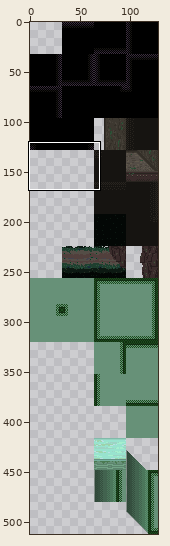
Sprite sheet: CasaDesDiamantes/sprites/voidBackground_spr/layers/3e4c2e60-a8b4-476b-8b32-949cd7469ac7/eef87942-fd7d-46d1-b963-e9553981a13c.png. Above, an overview of the earlier version with the close-up marked.
Close-up. Before:
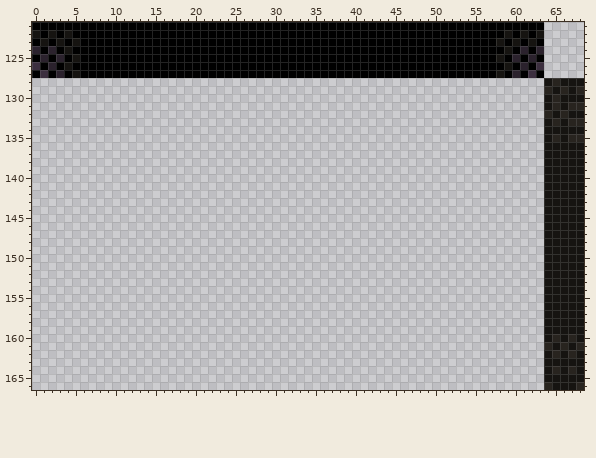
The file is 128x512 pixels. Colours within 5 levels of each other are drawn and written as one. Shown: x 0..68, y 121..166.
The result:
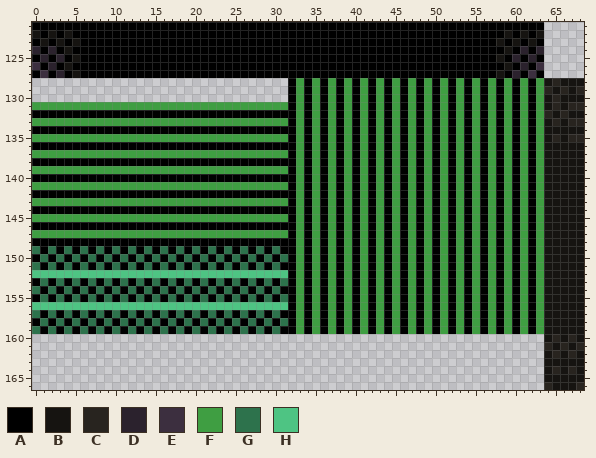
Palette (. is transparent): A #000000  B #161411  C #28241f  D #2b222d  E #3c2f3f  F #3f9e42  G #2d724c  H #4ec483
What changed:
Changed rows in their new state; - is an unchanged pixel.
first column x 0:
128 --------------------------------AFAFAFAFAFAFAFAFAFAFAFAFAFAFAFAF
129 --------------------------------AFAFAFAFAFAFAFAFAFAFAFAFAFAFAFAF
130 --------------------------------AFAFAFAFAFAFAFAFAFAFAFAFAFAFAFAF
131 FFFFFFFFFFFFFFFFFFFFFFFFFFFFFFFFAFAFAFAFAFAFAFAFAFAFAFAFAFAFAFAF
132 AAAAAAAAAAAAAAAAAAAAAAAAAAAAAAAAAFAFAFAFAFAFAFAFAFAFAFAFAFAFAFAF
133 FFFFFFFFFFFFFFFFFFFFFFFFFFFFFFFFAFAFAFAFAFAFAFAFAFAFAFAFAFAFAFAF
134 AAAAAAAAAAAAAAAAAAAAAAAAAAAAAAAAAFAFAFAFAFAFAFAFAFAFAFAFAFAFAFAF
135 FFFFFFFFFFFFFFFFFFFFFFFFFFFFFFFFAFAFAFAFAFAFAFAFAFAFAFAFAFAFAFAF
136 AAAAAAAAAAAAAAAAAAAAAAAAAAAAAAAAAFAFAFAFAFAFAFAFAFAFAFAFAFAFAFAF
137 FFFFFFFFFFFFFFFFFFFFFFFFFFFFFFFFAFAFAFAFAFAFAFAFAFAFAFAFAFAFAFAF
138 AAAAAAAAAAAAAAAAAAAAAAAAAAAAAAAAAFAFAFAFAFAFAFAFAFAFAFAFAFAFAFAF
139 FFFFFFFFFFFFFFFFFFFFFFFFFFFFFFFFAFAFAFAFAFAFAFAFAFAFAFAFAFAFAFAF
140 AAAAAAAAAAAAAAAAAAAAAAAAAAAAAAAAAFAFAFAFAFAFAFAFAFAFAFAFAFAFAFAF
141 FFFFFFFFFFFFFFFFFFFFFFFFFFFFFFFFAFAFAFAFAFAFAFAFAFAFAFAFAFAFAFAF
142 AAAAAAAAAAAAAAAAAAAAAAAAAAAAAAAAAFAFAFAFAFAFAFAFAFAFAFAFAFAFAFAF
143 FFFFFFFFFFFFFFFFFFFFFFFFFFFFFFFFAFAFAFAFAFAFAFAFAFAFAFAFAFAFAFAF
144 AAAAAAAAAAAAAAAAAAAAAAAAAAAAAAAAAFAFAFAFAFAFAFAFAFAFAFAFAFAFAFAF
145 FFFFFFFFFFFFFFFFFFFFFFFFFFFFFFFFAFAFAFAFAFAFAFAFAFAFAFAFAFAFAFAF
146 AAAAAAAAAAAAAAAAAAAAAAAAAAAAAAAAAFAFAFAFAFAFAFAFAFAFAFAFAFAFAFAF
147 FFFFFFFFFFFFFFFFFFFFFFFFFFFFFFFFAFAFAFAFAFAFAFAFAFAFAFAFAFAFAFAF
148 AAAAAAAAAAAAAAAAAAAAAAAAAAAAAAAAAFAFAFAFAFAFAFAFAFAFAFAFAFAFAFAF
149 GAGAGAGAGAGAGAGAGAGAGAGAGAGAGAGAAFAFAFAFAFAFAFAFAFAFAFAFAFAFAFAF
150 AGAGAGAGAGAGAGAGAGAGAGAGAGAGAGAGAFAFAFAFAFAFAFAFAFAFAFAFAFAFAFAF
151 GAGAGAGAGAGAGAGAGAGAGAGAGAGAGAGAAFAFAFAFAFAFAFAFAFAFAFAFAFAFAFAF
152 HHHHHHHHHHHHHHHHHHHHHHHHHHHHHHHHAFAFAFAFAFAFAFAFAFAFAFAFAFAFAFAF
153 AGAGAGAGAGAGAGAGAGAGAGAGAGAGAGAGAFAFAFAFAFAFAFAFAFAFAFAFAFAFAFAF
154 GAGAGAGAGAGAGAGAGAGAGAGAGAGAGAGAAFAFAFAFAFAFAFAFAFAFAFAFAFAFAFAF
155 AGAGAGAGAGAGAGAGAGAGAGAGAGAGAGAGAFAFAFAFAFAFAFAFAFAFAFAFAFAFAFAF
156 HHHHHHHHHHHHHHHHHHHHHHHHHHHHHHHHAFAFAFAFAFAFAFAFAFAFAFAFAFAFAFAF
157 GAGAGAGAGAGAGAGAGAGAGAGAGAGAGAGAAFAFAFAFAFAFAFAFAFAFAFAFAFAFAFAF
158 AGAGAGAGAGAGAGAGAGAGAGAGAGAGAGAGAFAFAFAFAFAFAFAFAFAFAFAFAFAFAFAF
159 GAGAGAGAGAGAGAGAGAGAGAGAGAGAGAGAAFAFAFAFAFAFAFAFAFAFAFAFAFAFAFAF
